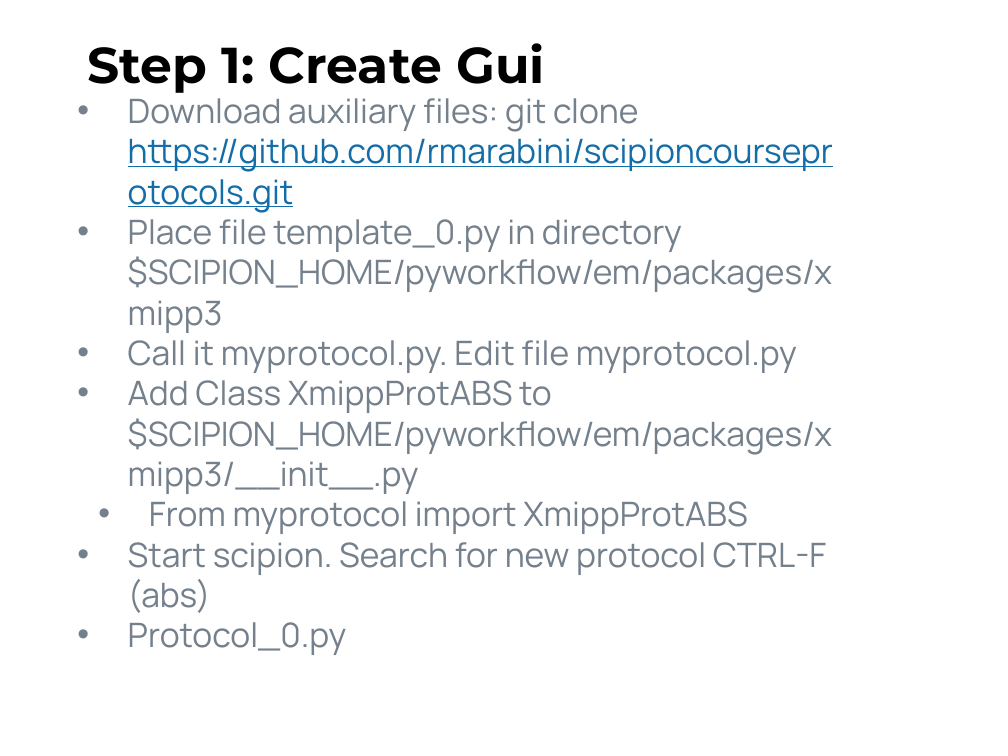
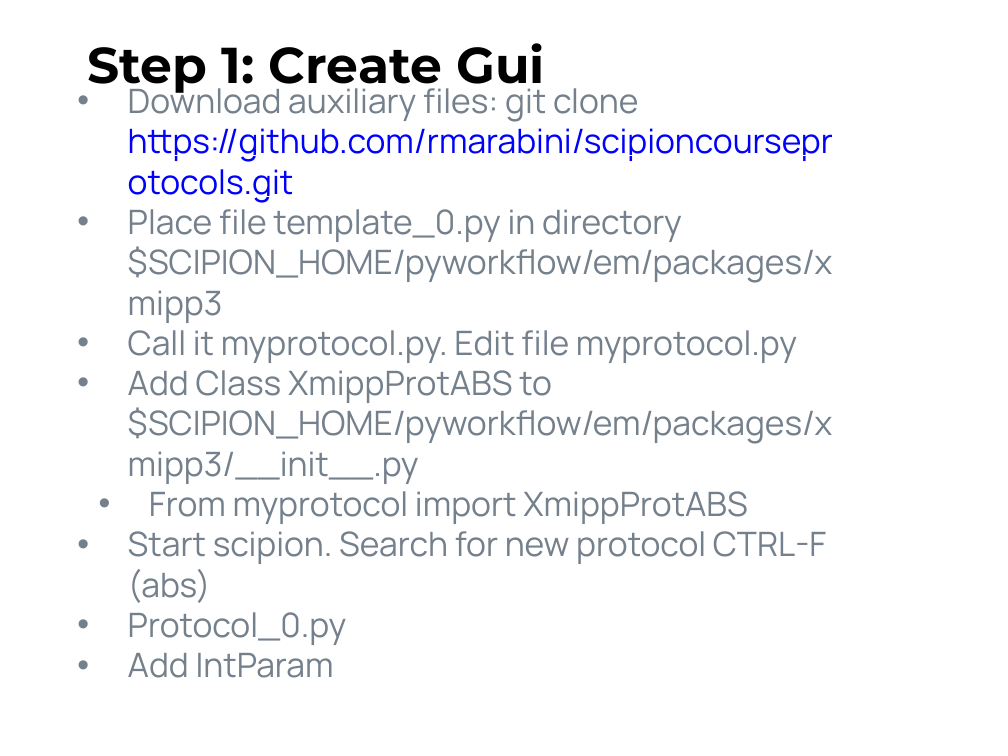
Before and after one commit to rmarabini/scipioncourseprotocols, a slide deck: slide 8 of Docs/talk2.pptx. Drawn at 1008x756 pixels with LibreOffice and Linux fonts; fonts in the diff are those of the drawing. Boxes give left, top, right and bottom in pixels: in the first picture for what was removed or moved away, otherwise in the second. Text is boxed around its words. In the diff, an @@ line names an element or a change of style, - is before the commit and + after.

```diff
--- a/Docs/talk2.pptx
+++ b/Docs/talk2.pptx
@@ text at (128,82,833,645): text colour #136DA9 to #0000FF in "https://github.com/rmarabini/scipioncourseprotocols.git" @@
@@ text at (128,653,334,678): paragraph added @@
+• Add IntParam
```
Also in this commit, not shown: 6 other slides changed, 2 slides added, 1 slide removed, 1 other file.
